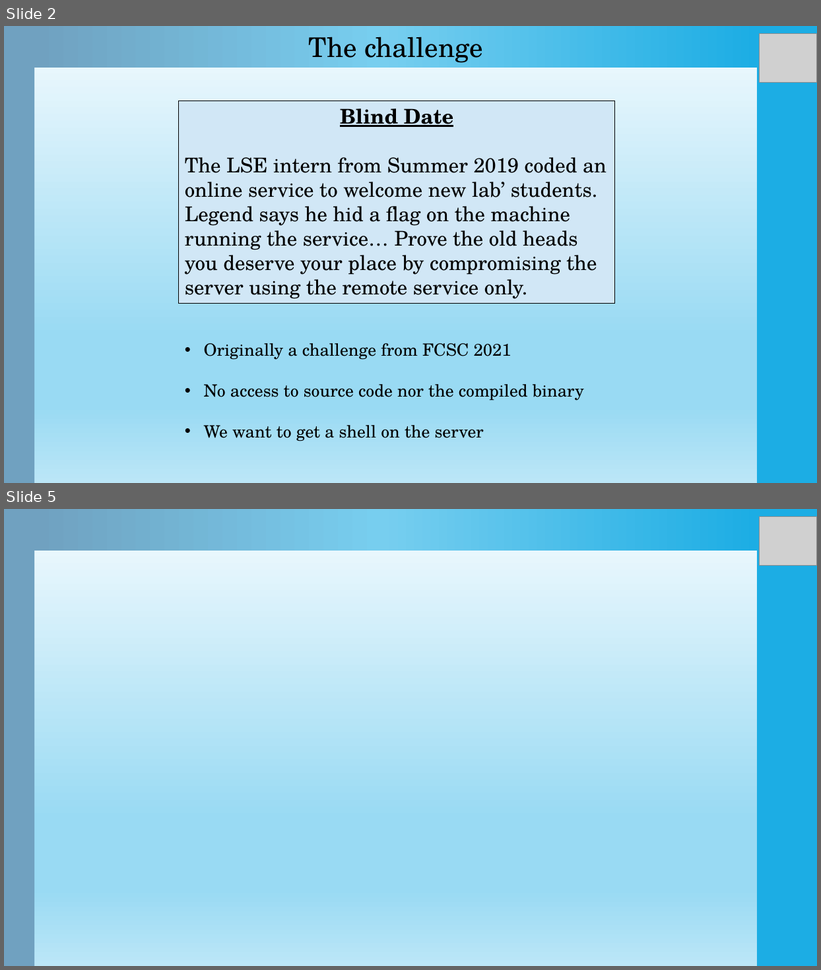
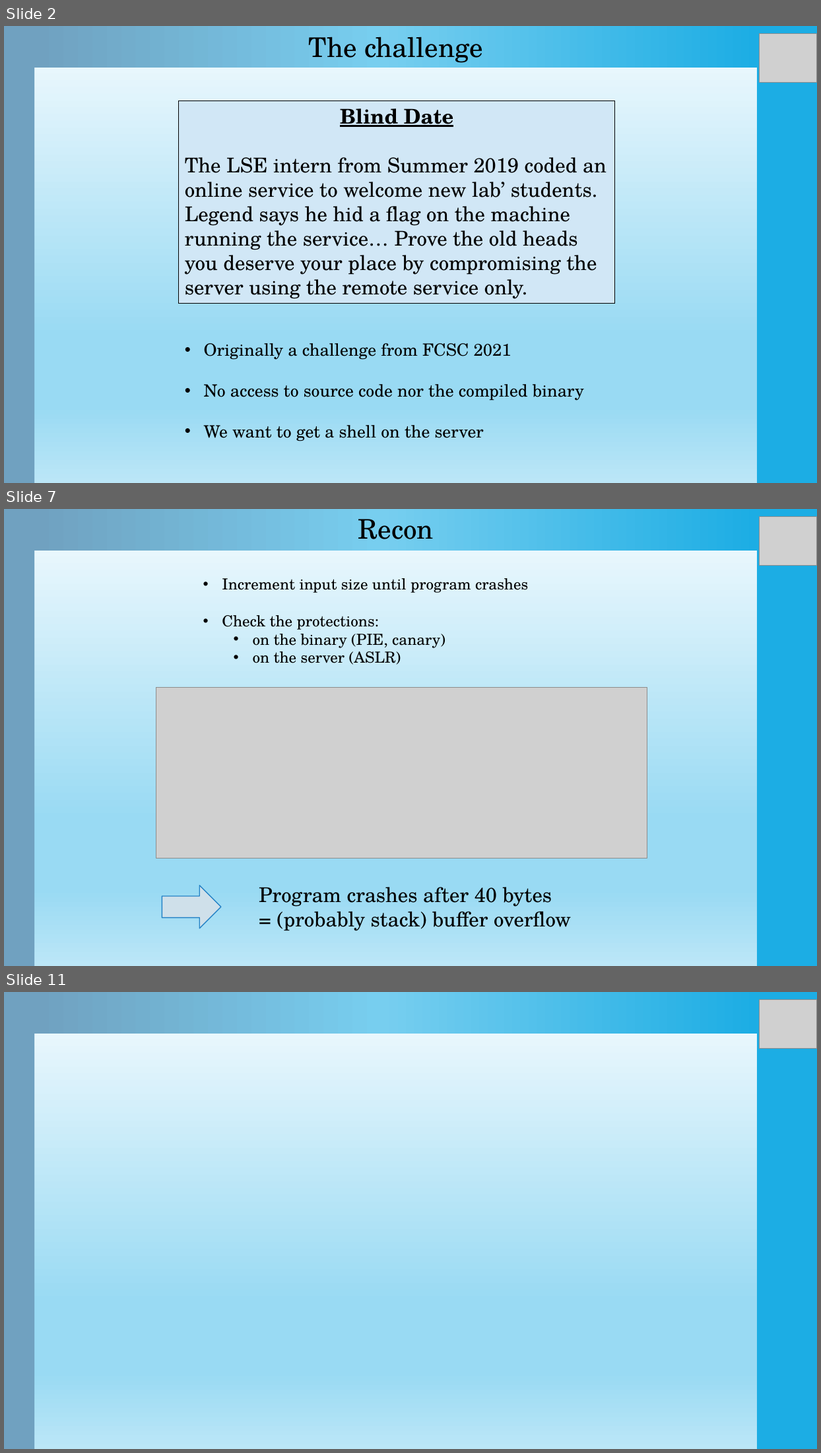
Before and after one commit to Ewael/LSE, a slide deck: Blind_Date/slides.pptx. Shown one above the other, each under a label of ours: slides 2 and 5 before the commit, slides 2, 7 and 11 after it; the slides between them are not shown. The pictures are 821x970 and 821x1453 pixels, drawn with LibreOffice and Linux fonts; fonts in the diff are those of the drawing; grey boxes stand for pictures. Boxes give left, top, right and bottom in pixels: in the first picture for what was removed or moved away, otherwise in the second. Text is boxed around its words. In the diff, an @@ line names an element or a change of style, - is before the commit and + after.

```diff
--- a/Blind_Date/slides.pptx
+++ b/Blind_Date/slides.pptx
@@ slide 7 added at (4, 509, 817, 966), background gradient #F4FBFE to #99DAF3 to #BBE6F7; not listed: 2 template elements that a slide beside it also shows @@
@@ rectangle added at (34, 509, 757, 551), fill gradient #1CADE4 to #77CEEF to #70A1C0 @@
@@ text added at (358, 519, 434, 539), 32 pt, text #000000 @@
+Recon
@@ picture added at (760, 517, 817, 566) @@
@@ text added at (222, 578, 528, 665), 18 pt, text #000000 @@
+• Increment input size until program crashes
+• Check the protections:
+  • on the binary (PIE, canary)
+  • on the server (ASLR)
@@ picture added at (156, 687, 648, 859) @@
@@ right arrow added at (162, 886, 221, 929), fill #CFE0EA, outline #2683C6 1.1 pt @@
@@ text added at (259, 887, 571, 931), 24 pt, text #000000 @@
+Program crashes after 40 bytes
+= (probably stack) buffer overflow
@@ what was slide 5 is now slide 11 @@
```
Also in this commit, not shown: 3 slides changed, 5 other slides added, 1 slide removed.
